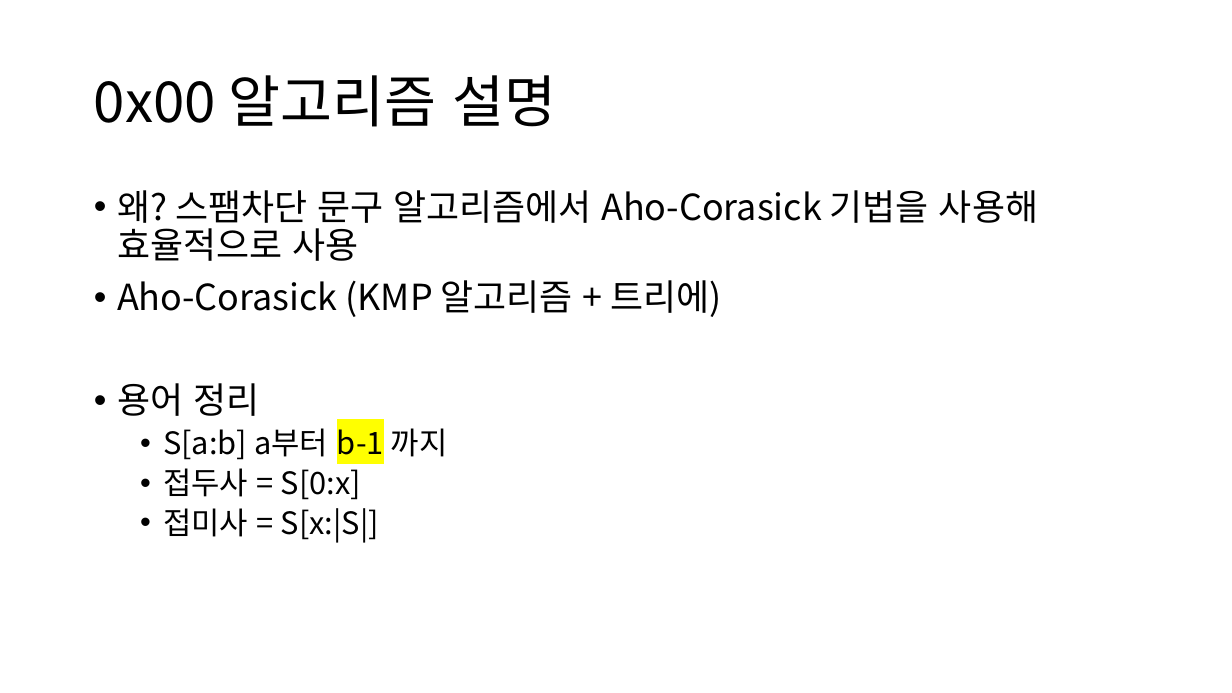
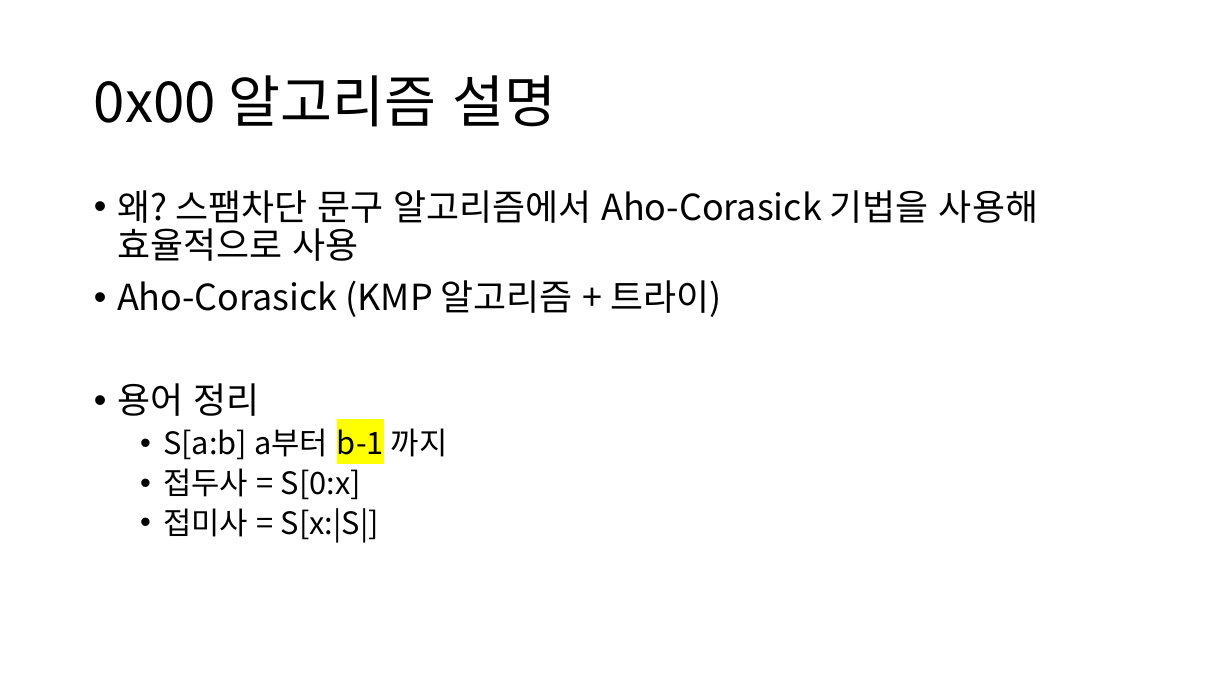
Before and after one commit to zeonyani/presentation, a slide deck: slide 3 of kmp/KMP 알고리즘 세미나.pptx. Drawn at 1232x693 pixels with LibreOffice and Linux fonts; fonts in the diff are those of the drawing. Boxes give left, top, right and bottom in pixels: in the first picture for what was removed or moved away, otherwise in the second. Text is boxed around its words. In the diff, an @@ line names an element or a change of style, - is before the commit and + after.

Commit message:
kmp 알고리즘 세미나 ppt 최종본

```diff
--- a/kmp/KMP 알고리즘 세미나.pptx
+++ b/kmp/KMP 알고리즘 세미나.pptx
@@ text at (x1=117, y1=280, x2=722, y2=317): text changed @@
-• Aho-Corasick (KMP 알고리즘 + 트리에)
+• Aho-Corasick (KMP 알고리즘 + 트라이)
```
Also in this commit, not shown: 4 other slides changed, 44 slides added.
